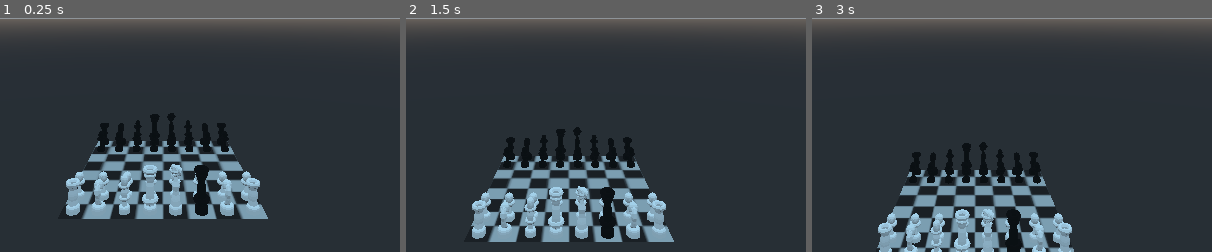
Above: before the commit, frames 1-3 (left to right).
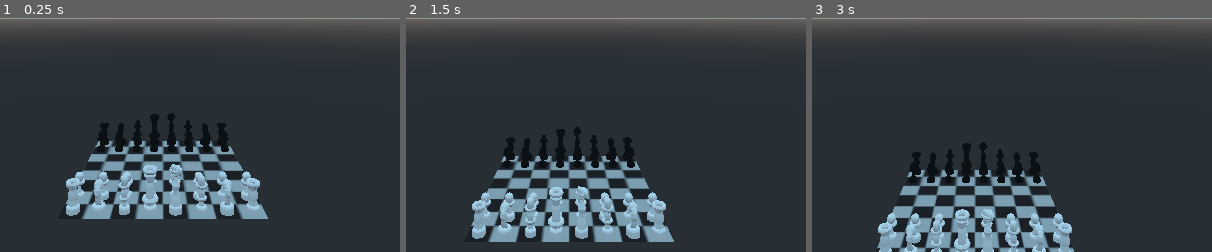
Above: after the commit, the same moments.

Repository: Roboticy3/Mess
Game: Godot game, scene res://chess.tscn
Same seed, same stepped clock (60 frames per second), same inputs: the game is played once before the commit and once after it.
Inputs (mouse positions are % of the whole screen's width and height, from its top left):
- Up to frame 1 (0.25 s): no input
- Up to frame 2 (1.5 s): tap Enter at 0.5 s; move the mouse to (72, 45) at 0.52 s; click (72, 45) at 0.67 s; tap Space at 1.25 s; move the mouse to (30, 55) at 1.27 s; click (30, 55) at 1.42 s
- Up to frame 3 (3 s): tap Enter at 2 s; move the mouse to (60, 28) at 2.02 s; click (60, 28) at 2.17 s; tap Space at 2.75 s; move the mouse to (45, 70) at 2.77 s; click (45, 70) at 2.92 s
The pictures show only the part of the screen within x 30-80%, y 50-100%; the shares and areas given below are measured in that part.

The runs differ from the first frame. In frame 1, 0.6% of the frame differs, in the area x 48-53%, y 62-85%; in frame 2, 0.6%; in frame 3, 0.4%.

Commit message:
Replaced rotate_to_forward() with transform()

Diff:
--- a/Objects/Board/Board.gd
+++ b/Objects/Board/Board.gd
@@ -276,6 +276,8 @@
 	var to:Vector2 = Vector2(data[0], data[1])
 	to = from.relative_to_square(to)
 
+	#print(to)
+
 	#position of piece
 	var pos:Vector2 = from.get_pos()
 	#"to-pos" which the mark function is aiming for
@@ -285,7 +287,7 @@
 	#when both hit 1, to has been reached
 	var x:float = 0
 	var y:float = 0
-	#if either move is 0, set them to 1 automatically
+	#if either move is 0, x and/or y to 1 automatically
 	if tp.x == 0: x = 1
 	if tp.y == 0: y = 1
 
@@ -336,7 +338,9 @@
 		var occ:bool = pieces.has(square)
 		var take:bool = true
 		if occ:
-			take = Instruction.can_take_from(from.get_team(), pieces[square].get_team(), from.table["ff"])
+			var aggressive:int = 0
+			if type == 2: aggressive = 1
+			take = Instruction.can_take_from(from.get_team(), pieces[square].get_team(), from.table["ff"] + aggressive)
 			#move type 1 cannot take
 			take = take && type != 1
 
@@ -420,7 +424,6 @@
 
 	#update table using the movement instruction
 	m[move].update_table_line()
-	#print(move,b)
 
 	#clear the marks dictionary and the piece's temporary behaviors so they don't effect future turns
 	marks.clear()
--- a/Objects/Board/BoardMesh.gd
+++ b/Objects/Board/BoardMesh.gd
@@ -231,15 +231,18 @@
 	remove_child(pieces[at])
 	pieces.erase(at)
 
-#DEPRICATED: highlight a square on the board by running square_to_child and adding the child's index to the square_mesh cache
-#NEW: highlight squares on the board by sending their positions to a texture which is rendered by mat_board
+#highlight squares on the board by sending their positions to a texture which is rendered by mat_board
 #only works if mat_board is a ShaderMaterial
 #if mode is set to 1, hide all squares outside of the array
 #if mode is set to 2, hide all squares in the array
-func highlight_square(var vs:PoolVector2Array = [], var mode:int = 1):
-
+func highlight_square(var vs:PoolVector2Array = [], var mode:int = 1) -> void:
+
+	#"clear" previous squares by ignoring the last sent texture to the shader
 	if mode == 1:
 		mat_highlight.set_shader_param("highlight_count", 0)
+
+	#don't create a new image if no squares are being selected
+	if vs.empty(): return
 
 	#shaders can't take in arrays, so use a texture with a height of 1 instead
 	var image:Image = Image.new()
@@ -267,10 +270,6 @@
 	var p:Dictionary = board.pieces
 	#print(v)
 
-	#check if square is a selectable piece
-	if v in p && team == p[v].get_team():
-		#mark from selectable piece
-		mark_from(v)
 	#check if square is a square that can be moved to
 	if v in board.marks:
 		#get updates to the board to apply to BoardMesh while updating the Board's data as well
@@ -288,5 +287,9 @@
 			destroy_piece(i)
 		#clear board marks
 		highlight_square()
+	#check if square is a selectable piece
+	elif v in p && team == p[v].get_team():
+		#mark from selectable piece
+		mark_from(v)
 
 	return board.get_team() #get team from board in case there is one player which has to switch
--- a/Objects/Board/Bound.gd
+++ b/Objects/Board/Bound.gd
@@ -101,14 +101,14 @@
 	#convert edges into point/slope form
 	var blines:Array = [[0,0,0],[0,0,0],[0,0,0],[0,0,0]]
 	for i in range(0, 4):
-		var a:Vector2 = bsegs[i][0]
-		var b:Vector2 = bsegs[i][1]
-		if a.x - b.x == 0:
+		var _a:Vector2 = bsegs[i][0]
+		var _b:Vector2 = bsegs[i][1]
+		if _a.x - _b.x == 0:
 			blines[i][0] = INF
 		else:
-			blines[i][0] = (a.y - b.y) / (a.x - b.x)
-		blines[i][1] = a
-		blines[i][2] = b
+			blines[i][0] = (_a.y - _b.y) / (_a.x - _b.x)
+		blines[i][1] = _a
+		blines[i][2] = _b
 
 	#create intersection array
 	var intersections:PoolVector2Array = []
@@ -176,8 +176,6 @@
 				y = (-b1 * (b0 * x0 - y0) + b0 * (b1 * x1 - y1)) * discriminant
 
 			#if solution is in range of both lines, return true
-			var k = ab_to_rect(v1[1], v0[1])
-			var j = ab_to_rect(v1[0], v0[1])
 			var xy = Vector2(x, y)
 			if is_surrounding(xy):
 				intersections.append(xy)
--- a/Objects/Instruction/Instruction.gd
+++ b/Objects/Instruction/Instruction.gd
@@ -49,14 +49,18 @@
 	if square in pieces:
 		table = pieces[square].table
 
+	#sort table by key size, helps string replacement prioritize larger words
+	var keys:Array = table.keys()
+	var sort:StringSort = StringSort.new()
+	keys.sort_custom(sort, "sort")
+
 	#replace terms in table key set with their value pairs
 	for i in range(start, start + length):
 		var w:String = wrds[i]
 		#remove white space
 		w = w.strip_edges()
 
-		#try to find each of the table variables in w
-		for v in table:
+		for v in keys:
 			w = w.replace(v, String(table[v]))
 
 		#send the formatted string back into wrds
@@ -124,7 +128,6 @@
 
 	#form square to check from this Instruction's Piece's position, direction, and vector from u and v
 	var x:Vector2 = Vector2(table["px"], table["py"])
-	#make sure to rotate y by forward direction, which is held in the "angle" entry in a piece table
 	var y:Vector2 = Vector2(u, v).rotated(table["angle"])
 	y = (x + y).round()
 
@@ -297,5 +300,18 @@
 			break
 		i -= 2
 
+#copy of Piece.transform that does not require a reference to a Piece object
+func piece_transform(var v:Vector2, var forward:Vector2, var angle:float) -> Vector2:
+	var d:Vector2 = v.rotated(angle) * forward.length()
+	return d.round()
+
 func _to_string():
 	return contents
+
+#Object for sorting the table in format()
+class StringSort:
+	#sort elements by length
+	func sort(var a:String, var b:String) -> bool:
+		if a.length() < b.length():
+			return true
+		return false
--- a/Objects/Pieces/Piece.gd
+++ b/Objects/Pieces/Piece.gd
@@ -23,7 +23,7 @@
 var table:Dictionary = {"moves":0, "fx":0, "fy":0, "ff":0,
 			 "scale_mode": 0, "rotate_mode":0, "translate_mode":0,
 			 "scale": 1.0/3.0, "px":0, "py":0, "angle":0, "opacity": 1,
-			 "team":0}
+			 "team":0, "collision":1}
 
 #piece types considered by the creation phase, indicated by their string path
 var piece_types:Array = []
@@ -121,26 +121,26 @@
 	var u:Vector2 = relative_to_square(Vector2(vec[2], vec[3]))
 
 	#slight rewrite of update_behaviors to create Dictionaries
-	var mark:int = -1
+	var m:int = -1
 	if persist[2] != null: mark = persist[2]
-	if behaviors.has(mark):
-		if behaviors[mark].has("r"):
-			behaviors[mark]["r"][v] = u
+	if behaviors.has(m):
+		if behaviors[m].has("r"):
+			behaviors[m]["r"][v] = u
 		else:
-			behaviors[mark]["r"] = {v : u}
+			behaviors[m]["r"] = {v : u}
 	else:
-		behaviors[mark] = {"r":{v:u}}
+		behaviors[m] = {"r":{v:u}}
 	pass
 
 #update the behaviors Dictionary with new behaviors, automatically filling out missing elements
-func update_behaviors(var mark:int, var stage:String, var behavior) -> void:
-	if behaviors.has(mark):
-		if behaviors[mark].has(stage):
-			behaviors[mark][stage].append(behavior)
+func update_behaviors(var m:int, var stage:String, var behavior) -> void:
+	if behaviors.has(m):
+		if behaviors[m].has(stage):
+			behaviors[m][stage].append(behavior)
 		else:
-			behaviors[mark][stage] = [behavior]
+			behaviors[m][stage] = [behavior]
 	else:
-		behaviors[mark] = {stage: [behavior] }
+		behaviors[m] = {stage: [behavior] }
 
 func set_forward(var f:Vector2) -> void:
 	table["fx"] = f.x
@@ -167,12 +167,13 @@
 	#form square to check from this Instruction's Piece's position, direction, and vector from u and v
 	var x:Vector2 = get_pos()
 	#make sure to rotate y by forward direction, which is held in the "angle" entry in a piece table
-	pos = rotate_to_forward(pos)
+	pos = transform(pos)
 	return (x + pos)
 
 #rotate a direction to match the forward direction of this
-func rotate_to_forward(var direction:Vector2):
-	return direction.rotated(table["angle"]).round()
+func transform(var v:Vector2) -> Vector2:
+	var d:Vector2 = v.rotated(table["angle"]) * get_forward().length()
+	return d.round()
 
 func _to_string():
 	return name + " " + String(get_team())
--- a/Objects/Player/UvQuerier.gd
+++ b/Objects/Player/UvQuerier.gd
@@ -30,6 +30,8 @@
 #returns the uv position on the closest CSGMesh to the camera at the input screen_position
 #if no uv position is found, it returns Vector2(NaN, NaN)
 func query(var screen_position:Vector2) -> Vector2:
+
+	if texture.get_size() == Vector2.ZERO: return Vector2(NAN, NAN)
 
 	var image:Image = texture.get_data()
 	image.lock()
Not shown, changed: Instructions/default/b_default.txt
Not shown, changed: Instructions/pieces/default/p_rook.txt
Not shown, changed: Notes/log and plan.txt
Not shown, removed: Notes/test list.txt
